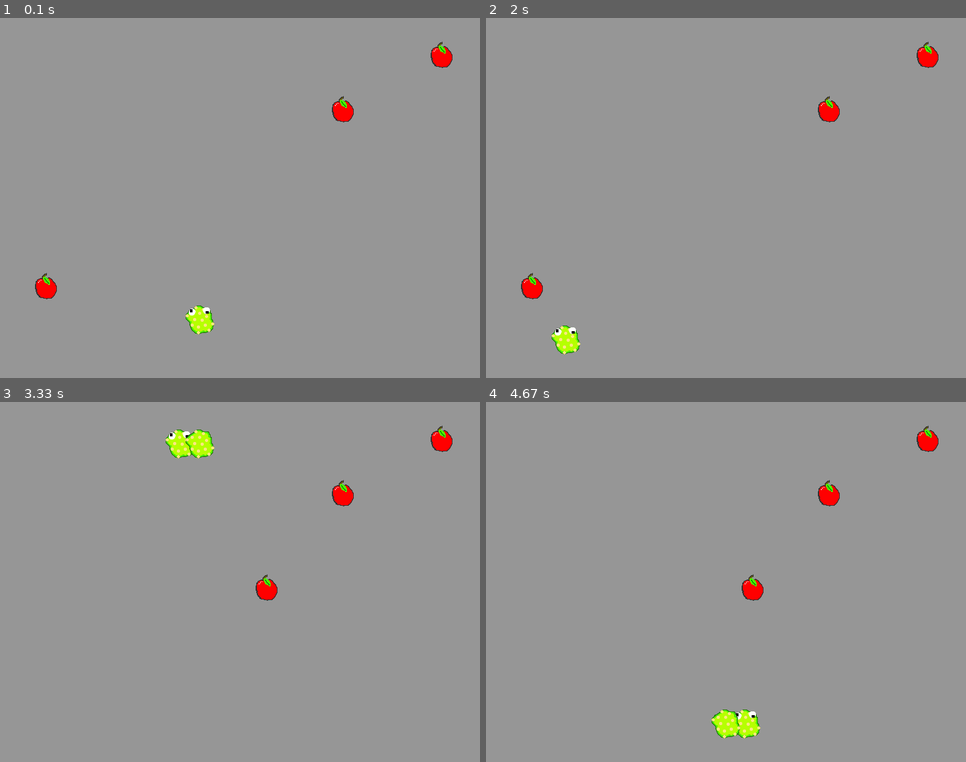
Above: before the commit, frames 1-4 (two rows, left to right).
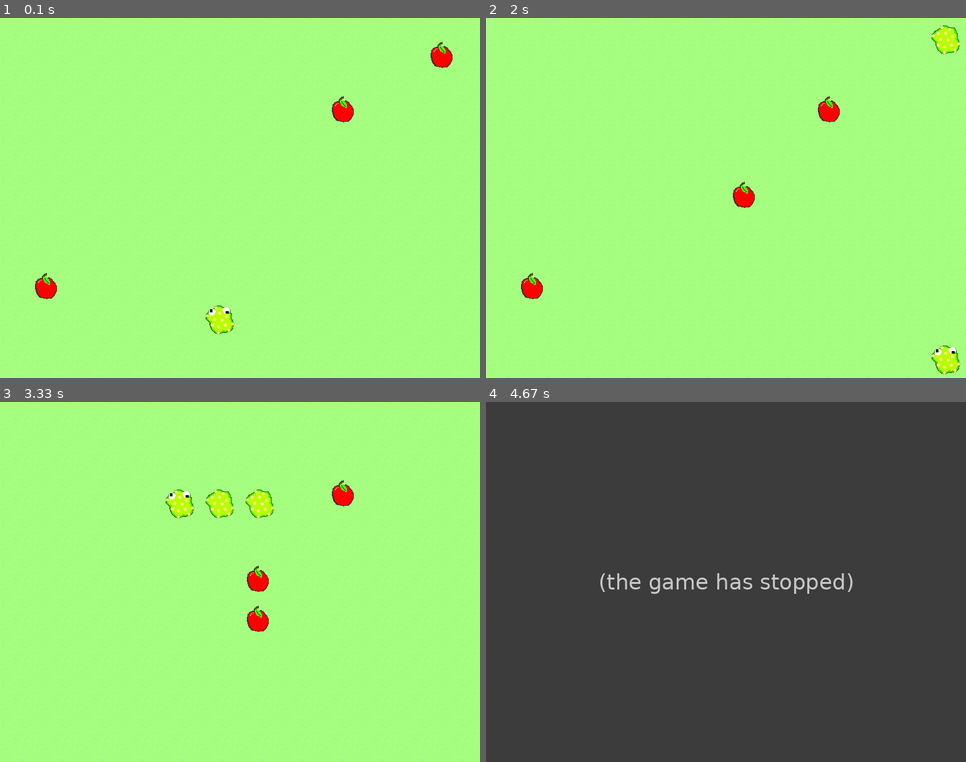
Above: after the commit, the same moments.

Repository: ilbuonmarcio/pygamecourse
Game: pygame game, started from 03_Snake/main.py
The game is run twice, just before and just after one commit, with the same random seed, the same clock (stepped at 60 frames per second) and the same inputs.
Inputs:
- Up to frame 1 (0.1 s): no input
- Up to frame 2 (2 s): hold A 0.33-0.87 s; hold S 0.9-1.2 s; hold A 1.23-1.63 s; hold W from 1.67 s (still down)
- Up to frame 3 (3.33 s): release W at 2.03 s; hold D 2.07-2.7 s; hold S 2.73-3.1 s; hold A from 3.13 s (still down)
- Up to frame 4 (4.67 s): release A at 3.6 s; hold D 3.63-4.1 s; hold W 4.13-4.43 s; hold D from 4.47 s (still down)

The runs differ from the first frame. In frame 1, 99% of the frame differs, in the area x 0-100%, y 0-100%; in frame 2, 100%; in frame 3, 100%; in frame 4, 100%.
After the commit the program exited at 3.8 s; later frames show no game.

Commit message:
Polished things up

Diff:
--- a/03_Snake/main.py
+++ b/03_Snake/main.py
@@ -21,6 +21,7 @@
 body_image = pygame.image.load('./images/snake_block.png')
 head_image = pygame.image.load('./images/snake_head.png')
 apple_image = pygame.image.load('./images/apple.png')
+background_image = pygame.image.load('./images/background.png')
 
 # Class for representing the snake
 class SnakeHead(pygame.sprite.Sprite):
@@ -43,8 +44,8 @@
         self.last_y = None
         self.last_y = None
 
-        self.x_speed = self.rect.width // 2
-        self.y_speed = self.rect.height // 2
+        self.x_speed = self.rect.width
+        self.y_speed = self.rect.height
         self.direction = 'right'
 
     def move(self):
@@ -73,6 +74,8 @@
 
         self.check_if_eating()
 
+        self.check_if_dead()
+
         if len(snake_tail) > 0:
             snake_tail.pop()
             snake_tail.insert(0, SnakeBody(body_image, self.last_x, self.last_y))
@@ -91,7 +94,10 @@
             self.add_block()
 
     def check_if_dead(self):
-        pass
+        for sprite in snake_group:
+            if len(pygame.sprite.spritecollide(sprite, snake_group, False)) > 1:
+                global game_ended
+                game_ended = True
 
 class SnakeBody(pygame.sprite.Sprite):
 
@@ -120,8 +126,8 @@
             self.rect.y = y
 
     def reset(self):
-        self.rect.x = random.randint(0, WIDTH - self.rect.width)
-        self.rect.y = random.randint(0, HEIGHT - self.rect.height)
+        self.rect.x = random.choice(range(0, WIDTH - self.rect.width, self.rect.width))
+        self.rect.y = random.choice(range(0, HEIGHT - self.rect.height, self.rect.height))
 
 snake_tail = []
 snake = SnakeHead(head_image, snake_tail)
@@ -131,6 +137,11 @@
 apple_list = [Apple(apple_image) for _ in range(0, 3)]
 
 apple_group = pygame.sprite.Group(*apple_list)
+
+def draw_background(window):
+    for x in range(0, WIDTH, background_image.get_rect().width):
+        for y in range(0, HEIGHT, background_image.get_rect().height):
+            pygame.Surface.blit(window, background_image, (x, y))
 
 # End of Game Values
 
@@ -161,13 +172,10 @@
     ##### Game Logic
     snake.move()
 
-    ##### Snake Dead
-    if snake.check_if_dead():
-        game_ended = True
-
     ##### Display Rendering
     # Drawing the background-color
     pygame.Surface.fill(window, background_color)
+    draw_background(window)
 
     # Drawing the apple
     apple_group.draw(window)
@@ -179,17 +187,5 @@
     pygame.display.update()
     clock.tick(FPS)
 
-#Show a 'Game Over' screen
-while lose:
-    pygame.Surface.fill(window, background_color)
-    pygame.Surface.blit(window, lose_label, (lose_label_x, lose_label_y))
-    pygame.display.update()
-    for event in pygame.event.get():
-        if event.type == QUIT:
-            lose = False
-        if event.type == KEYDOWN:
-            if event.key == K_ESCAPE:
-                lose = False
-
 pygame.quit()
 exit(0)
Binary file added: 03_Snake/images/background.png
Binary file changed: 03_Snake/images/snake_head.png
